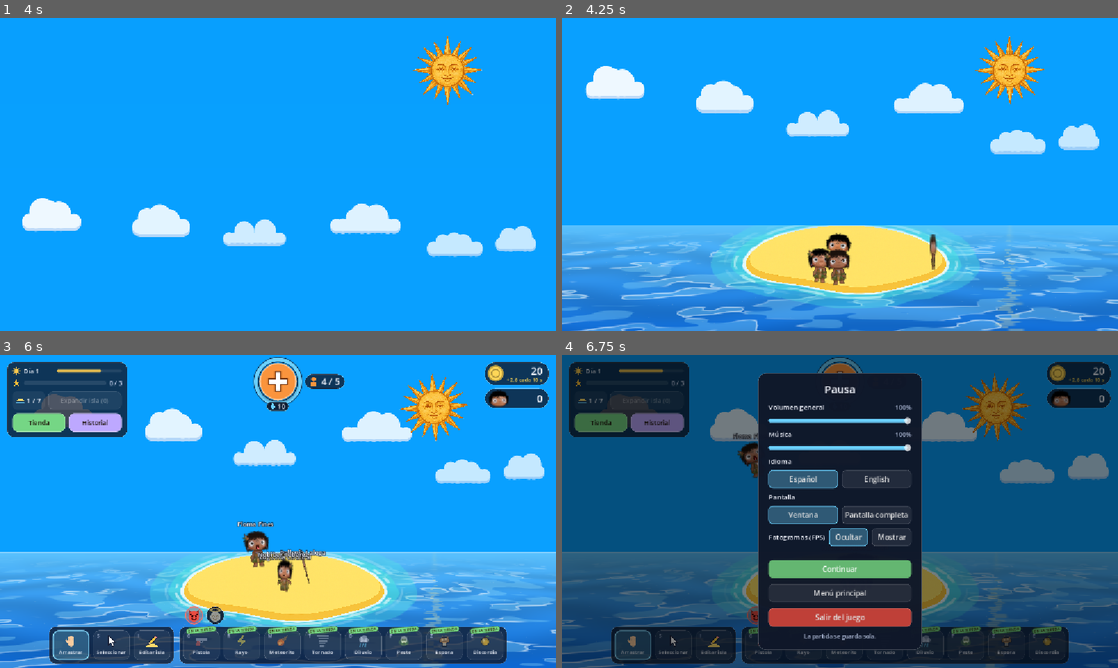
Above: before the commit, frames 1-4 (two rows, left to right).
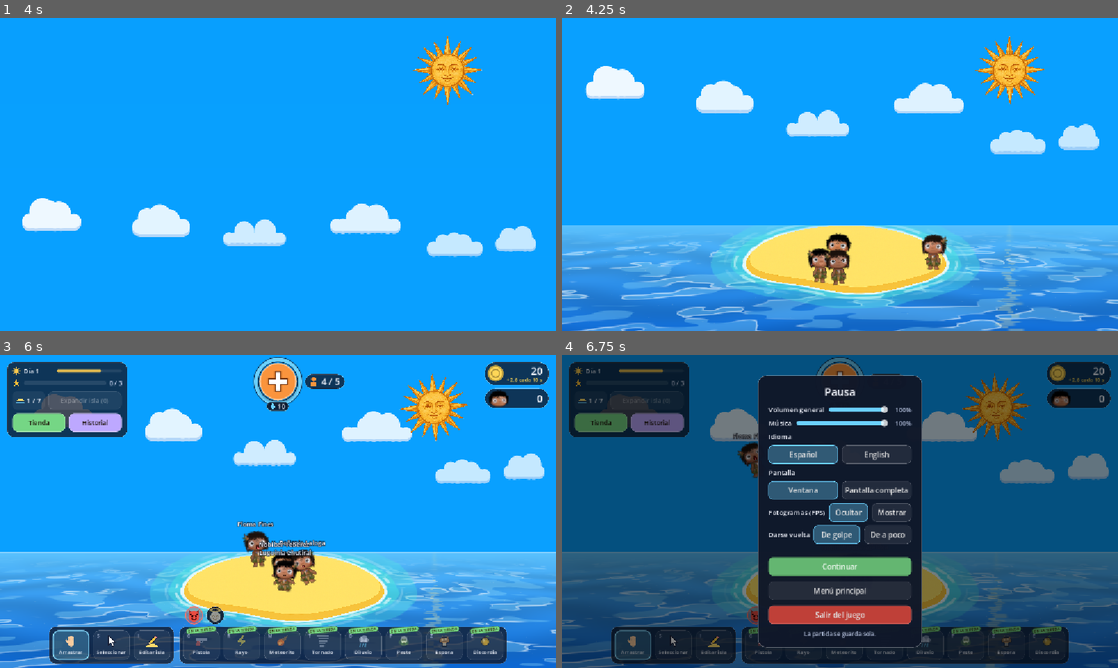
Above: after the commit, the same moments.

Repository: JuliFlorez/godlings
Game: Godot game, scene res://world/world.tscn
Two runs of this game, one before a commit and one after it. Both use one fixed random seed, a clock stepped at 60 frames per second and the inputs below. Sound files missing from this copy of the repository are replaced by a short silence.
Inputs (mouse positions are in pixels of both pictures, inside the frame that each line leads up to):
- Up to frame 1 (4 s): click "Jugar" at 0.5 s; tap Enter at 1.25 s; move the mouse to (400, 158) at 1.27 s; hold Right (pan_right) 1.28-2 s; tap I (edit_island) at 1.35 s; click (400, 158) at 1.42 s; drag from (166, 190) to (250, 237) at 2.02 s; click "Nueva partida" at 2.75 s; move the mouse to (333, 105) at 3.52 s; hold Right (pan_right) from 3.53 s (still down); tap A (power_cupid) at 3.6 s
- Up to frame 2 (4.25 s): keep holding Right (pan_right)
- Up to frame 3 (6 s): release Right (pan_right) at 4.25 s; drag from (255, 605) to (111, 464) at 4.27 s; drag from (361, 580) to (305, 511) at 5.02 s; drag from (289, 611) to (194, 433) at 5.77 s
- Up to frame 4 (6.75 s): move the mouse to (845, 574) at 6.52 s; hold Escape (back) from 6.53 s (still down); tap B (power_friendship) at 6.6 s; click (845, 574) at 6.67 s

Frame 1 is identical in both runs. In frame 2, 0.3% of the frame differs, in the area x 64-70%, y 69-81%; in frame 3, 1.1%; in frame 4, 7.7%, in the area x 35-65%, y 5-95%.

Commit message:
Villagers turn around instantly, with an option to turn gradually
Villagers used to turn by squashing flat like a sheet of paper before
mirroring, which looked odd when they changed direction or turned to face
the hand as the mouse passed over them. Now they flip at once.

The old gradual turn is still there as an option: Settings > "Darse vuelta"
(Turning): "De golpe" (Instant, the default) or "De a poco" (Gradual). It is
saved with the other settings.

To keep the settings panel fitting under the logo on the title screen, the
volume sliders now sit on the same line as their labels.

Co-Authored-By: Claude Opus 5.5 <noreply@anthropic.com>

Diff:
--- a/actors/villager/villager_rig.gd
+++ b/actors/villager/villager_rig.gd
@@ -47,7 +47,7 @@
 const BREATH_RATE := 2.4      # rad/s
 const LOOK := 0.12            # Parado: inclina la cabeza para un lado y otro (rad)
 const LOOK_TIME := Vector2(1.5, 4.0)
-const TURN_TIME := 0.18       # Segundos en darse vuelta
+const TURN_TIME := 0.18       # Segundos en darse vuelta (con la opción Settings.smooth_turn)
 const STOOP_HEAD := 30.0      # Bien viejo (ver VillagerAge.oldness): la cabeza se le hunde entre los hombros...
 const STOOP_STEP := 0.5       # ...y arrastra los pies (levanta menos el pie y el cuerpo)
 
@@ -398,7 +398,8 @@
 		var spin := (tip - base).normalized().cross(dir.normalized()) * flip
 		j.vel += spin * (HIT_SPIN + HIT_SPIN_NEAR * near) * strength + randf_range(-3.0, 3.0)
 
-## Se da vuelta de a poco (ver _process): se achata hasta quedar de canto y se espeja.
+## Se da vuelta (ver _process): de golpe, o con Settings.smooth_turn de a poco, achatándose
+## hasta quedar de canto (como un papel) y espejándose.
 func set_facing_left(left: bool) -> void:
 	_facing = -1.0 if left else 1.0
 
@@ -426,7 +427,10 @@
 		return
 	dt = minf(dt, 1.0 / 30.0)
 	_t += dt
-	scale.x = move_toward(scale.x, _facing * base_scale, 2.0 * base_scale / TURN_TIME * dt)
+	if Settings.smooth_turn:
+		scale.x = move_toward(scale.x, _facing * base_scale, 2.0 * base_scale / TURN_TIME * dt)
+	else:
+		scale.x = _facing * base_scale
 	_fungus.amount = villager.spore_look()
 	_fungus.bloom = villager.bloom_amount()
 	_fungus.burst = villager.bloom_burst()
--- a/ui/i18n.gd
+++ b/ui/i18n.gd
@@ -393,6 +393,9 @@
 	"Fotogramas (FPS)": "Frames (FPS)",
 	"Mostrar": "Show",
 	"Ocultar": "Hide",
+	"Darse vuelta": "Turning",
+	"De golpe": "Instant",
+	"De a poco": "Gradual",
 	"Continuar": "Resume",
 	"Menú principal": "Main menu",
 	"Salir del juego": "Quit game",
--- a/ui/settings.gd
+++ b/ui/settings.gd
@@ -1,7 +1,7 @@
 extends RefCounted
 class_name Settings
-## Opciones del jugador: volumen (general y música), idioma, pantalla completa y
-## fotogramas por segundo.
+## Opciones del jugador: volumen (general y música), idioma, pantalla completa,
+## fotogramas por segundo y cómo se dan vuelta los aldeanos.
 ## Se guardan en user://settings.cfg y se aplican al arrancar.
 ## Los textos del juego están escritos en español y se usan como claves de traducción
 ## (ver I18n); los Label/Button se traducen solos, y los textos con formato usan tr().
@@ -16,6 +16,9 @@
 static var locale := "es"
 static var fullscreen := false
 static var show_fps := false
+## Si los aldeanos se dan vuelta de a poco (se achatan hasta quedar de canto, como un papel) o de
+## golpe. Viene apagado (ver VillagerRig._process).
+static var smooth_turn := false
 static var _initialized := false
 
 ## Prepara buses, traducciones y opciones guardadas. Se puede llamar varias veces.
@@ -37,6 +40,7 @@
 		locale = cfg.get_value("general", "locale", locale)
 		fullscreen = cfg.get_value("display", "fullscreen", fullscreen)
 		show_fps = cfg.get_value("display", "show_fps", show_fps)
+		smooth_turn = cfg.get_value("display", "smooth_turn", smooth_turn)
 	_apply()
 	_apply_fps()
 	if fullscreen:   # En ventana no se toca: queda como la abra el sistema
@@ -67,6 +71,10 @@
 	_apply_fps()
 	save()
 
+static func set_smooth_turn(on: bool) -> void:
+	smooth_turn = on
+	save()
+
 static func save() -> void:
 	var cfg := ConfigFile.new()
 	cfg.set_value("audio", "master", master)
@@ -74,6 +82,7 @@
 	cfg.set_value("general", "locale", locale)
 	cfg.set_value("display", "fullscreen", fullscreen)
 	cfg.set_value("display", "show_fps", show_fps)
+	cfg.set_value("display", "smooth_turn", smooth_turn)
 	cfg.save(PATH)
 
 static func _apply() -> void:
--- a/ui/settings_panel.gd
+++ b/ui/settings_panel.gd
@@ -1,7 +1,7 @@
 extends VBoxContainer
 class_name SettingsPanel
-## Las opciones (ver Settings): volumen general y de música, idioma, pantalla completa y
-## fotogramas por segundo.
+## Las opciones (ver Settings): volumen general y de música, idioma, pantalla completa,
+## fotogramas por segundo y cómo se dan vuelta los aldeanos.
 ## Va en el menú de pausa y en el de inicio; cada cambio se aplica y se guarda al toque.
 
 signal locale_changed
@@ -13,6 +13,7 @@
 var _lang_buttons := {}       # código -> Button
 var _window_buttons := {}     # pantalla completa (bool) -> Button
 var _fps_buttons := {}        # mostrar (bool) -> Button
+var _turn_buttons := {}       # de a poco (bool) -> Button
 
 func _ready() -> void:
 	add_theme_constant_override("separation", 8)
@@ -51,6 +52,14 @@
 			Settings.set_show_fps(on)
 			sync())
 		_fps_buttons[on] = b
+
+	var turn := _choice_row("Darse vuelta", true)
+	for smooth: bool in [false, true]:
+		var b := _choice(turn, "De a poco" if smooth else "De golpe")
+		b.pressed.connect(func():
+			Settings.set_smooth_turn(smooth)
+			sync())
+		_turn_buttons[smooth] = b
 	sync()
 
 ## Muestra los valores de ahora (al abrir el menú).
@@ -65,22 +74,26 @@
 		_mark(_window_buttons[full], full == Settings.fullscreen)
 	for on: bool in _fps_buttons:
 		_mark(_fps_buttons[on], on == Settings.show_fps)
+	for smooth: bool in _turn_buttons:
+		_mark(_turn_buttons[smooth], smooth == Settings.smooth_turn)
 
 func _mark(b: Button, on: bool) -> void:
 	b.add_theme_stylebox_override("normal", UiStyle.box(Color(UiStyle.C_DEVOTION, 0.35) if on else Color(1, 1, 1, 0.08), 8, UiStyle.C_DEVOTION if on else Color(1, 1, 1, 0.12), 1))
 
 # ---- Construcción ----
+## Título, barra y valor en una sola línea (así el panel entra debajo del logo en el menú de inicio).
 func _slider_row(title: String, value: float, setter: Callable) -> Array:
-	var head := HBoxContainer.new()
-	add_child(head)
-	head.add_child(UiStyle.label(title, 14, UiStyle.C_TEXT))
-	var spacer := Control.new()
-	spacer.size_flags_horizontal = Control.SIZE_EXPAND_FILL
-	head.add_child(spacer)
+	var row := HBoxContainer.new()
+	row.add_theme_constant_override("separation", 10)
+	add_child(row)
+	row.add_child(UiStyle.label(title, 14, UiStyle.C_TEXT))
 	var value_l := UiStyle.label("", 13, UiStyle.C_MUTED)
-	head.add_child(value_l)
+	value_l.horizontal_alignment = HORIZONTAL_ALIGNMENT_RIGHT
+	value_l.custom_minimum_size = Vector2(38, 0)
 
 	var s := HSlider.new()
+	s.size_flags_horizontal = Control.SIZE_EXPAND_FILL
+	s.size_flags_vertical = Control.SIZE_SHRINK_CENTER
 	s.min_value = 0.0
 	s.max_value = 100.0
 	s.step = 1.0
@@ -93,7 +106,8 @@
 	s.value_changed.connect(func(v: float):
 		setter.call(v / 100.0)
 		value_l.text = "%d%%" % roundi(v))
-	add_child(s)
+	row.add_child(s)
+	row.add_child(value_l)
 	return [s, value_l]
 
 ## Título y una fila de botones para elegir uno de ellos (devuelve la fila).
